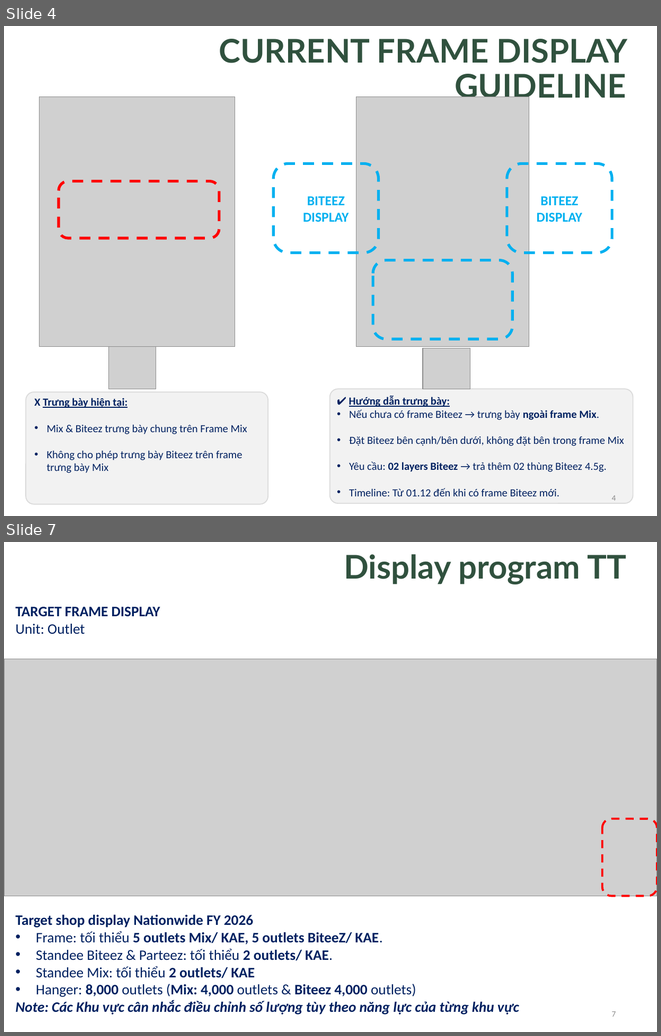
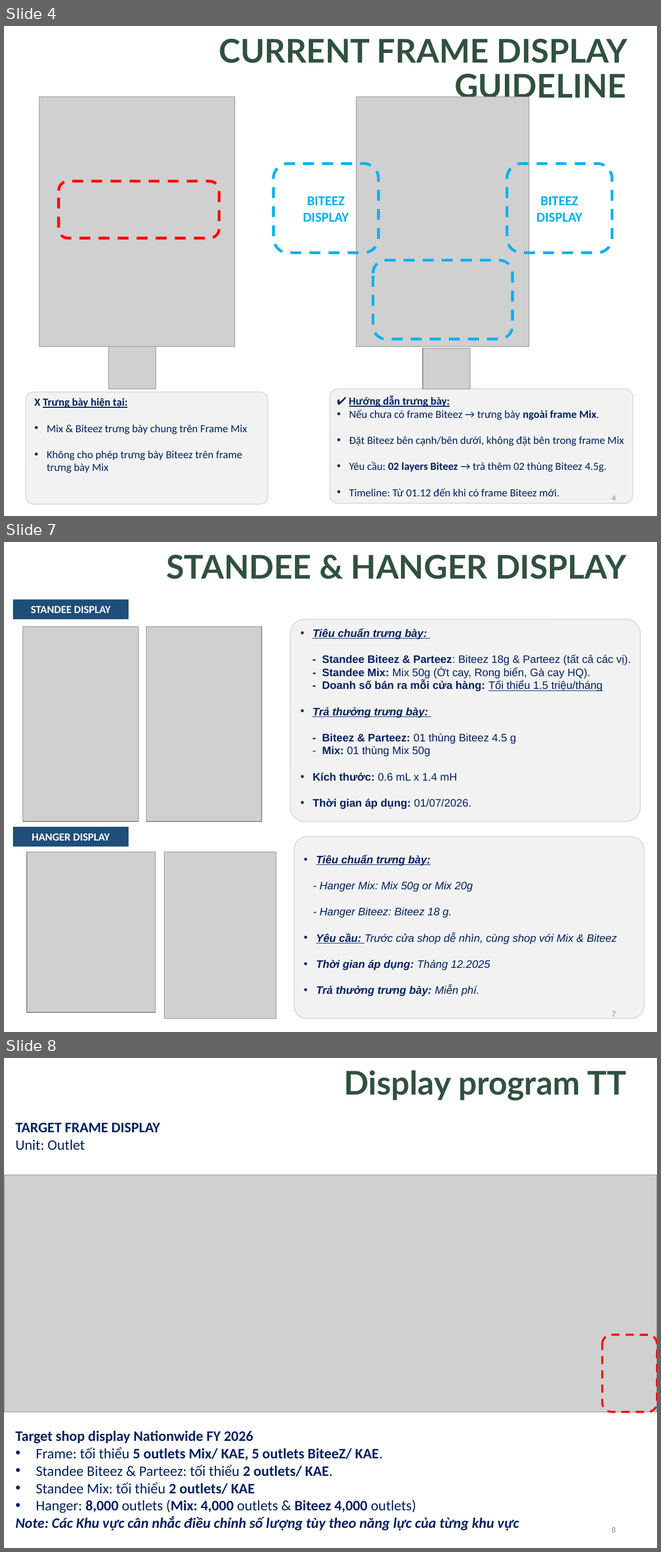
Before and after one commit to phungbui2203/Summary_Display, a slide deck: Display project TT Channel [BiteeZ & Mix] - New.pptx. Shown one above the other, each under a label of ours: slides 4 and 7 before the commit, slides 4, 7 and 8 after it; the slides between them are not shown. The pictures are 661x1036 and 661x1552 pixels, drawn with LibreOffice and Linux fonts; fonts in the diff are those of the drawing; grey boxes stand for pictures; background and template pictures are left out. Boxes give left, top, right and bottom in pixels: in the first picture for what was removed or moved away, otherwise in the second. Text is boxed around its words. In the diff, an @@ line names an element or a change of style, - is before the commit and + after.

```diff
--- a/Display project TT Channel [BiteeZ & Mix] - New.pptx
+++ b/Display project TT Channel [BiteeZ & Mix] - New.pptx
@@ slide 7 added at [4, 542, 657, 1032], background picture (left out) @@
@@ text added at [166, 555, 626, 579], 36 pt, text #30513E, bold @@
+STANDEE & HANGER DISPLAY
@@ rectangle added at [13, 599, 129, 619], fill #1F4E79, 12 pt, text #FFFFFF, bold @@
+STANDEE DISPLAY
@@ rounded rectangle added at [290, 619, 640, 821], fill #F2F2F2, outline #D9D9D9 1 pt @@
@@ picture added at [23, 626, 139, 821] @@
@@ picture added at [147, 626, 262, 821] @@
@@ text added at [312, 628, 630, 809], 12 pt, text #002060, bold @@
+• Tiêu chuẩn trưng bày:
+- Standee Biteez & Parteez: Biteez 18g & Parteez (tất cả các vị).
+- Standee Mix: Mix 50g (Ớt cay, Rong biển, Gà cay HQ).
+- Doanh số bán ra mỗi cửa hàng: Tối thiểu 1.5 triệu/tháng
+• Trả thưởng trưng bày:
+- Biteez & Parteez: 01 thùng Biteez 4.5 g
+- Mix: 01 thùng Mix 50g
+• Kích thước: 0.6 mL x 1.4 mH
+• Thời gian áp dụng: 01/07/2026.
@@ rectangle added at [13, 827, 129, 846], fill #1F4E79, 12 pt, text #FFFFFF, bold @@
+HANGER DISPLAY
@@ rounded rectangle added at [294, 837, 644, 1018], fill #F2F2F2, outline #D9D9D9 1 pt @@
@@ picture added at [27, 852, 156, 1012] @@
@@ picture added at [165, 852, 276, 1018] @@
@@ text added at [316, 855, 617, 996], 12 pt, text #002060, italic @@
+• Tiêu chuẩn trưng bày:
+- Hanger Mix: Mix 50g or Mix 20g
+- Hanger Biteez: Biteez 18 g.
+• Yêu cầu: Trước cửa shop dễ nhìn, cùng shop với Mix & Biteez
+• Thời gian áp dụng: Tháng 12.2025
+• Trả thưởng trưng bày: Miễn phí.
@@ page number added at [612, 1011, 616, 1016], 9 pt, text #8C8C8C @@
+7
@@ what was slide 7 is now slide 8 @@
@@ page number at [612, 1527, 616, 1532]: text changed @@
-7
+8
```
Also in this commit, not shown: 2 slides changed, 10 other files.
